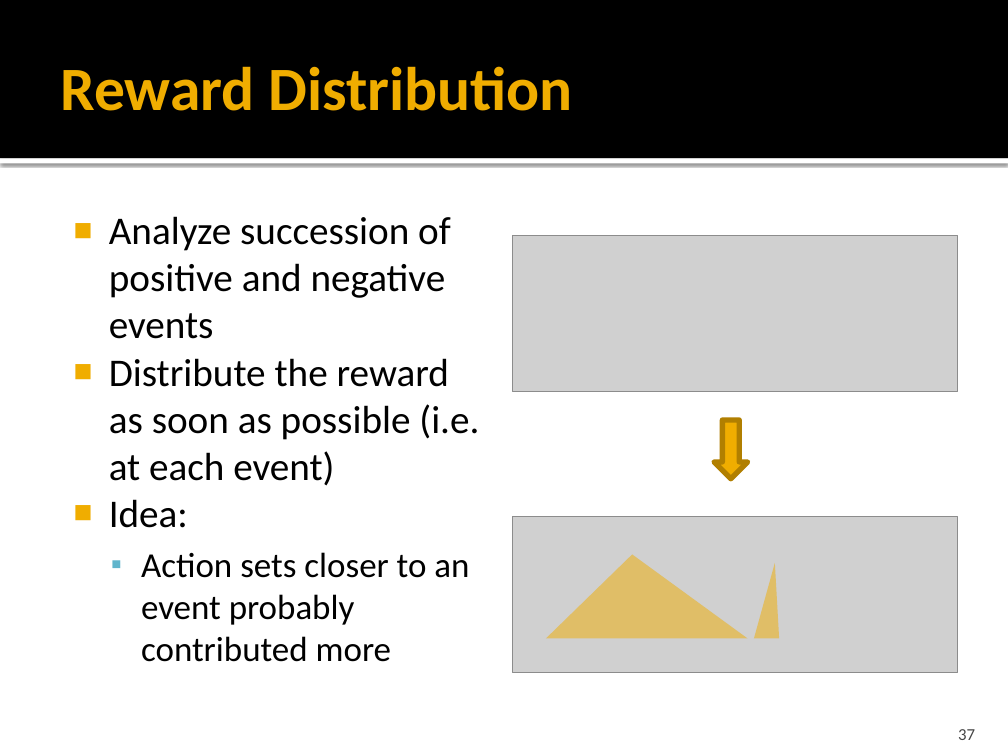
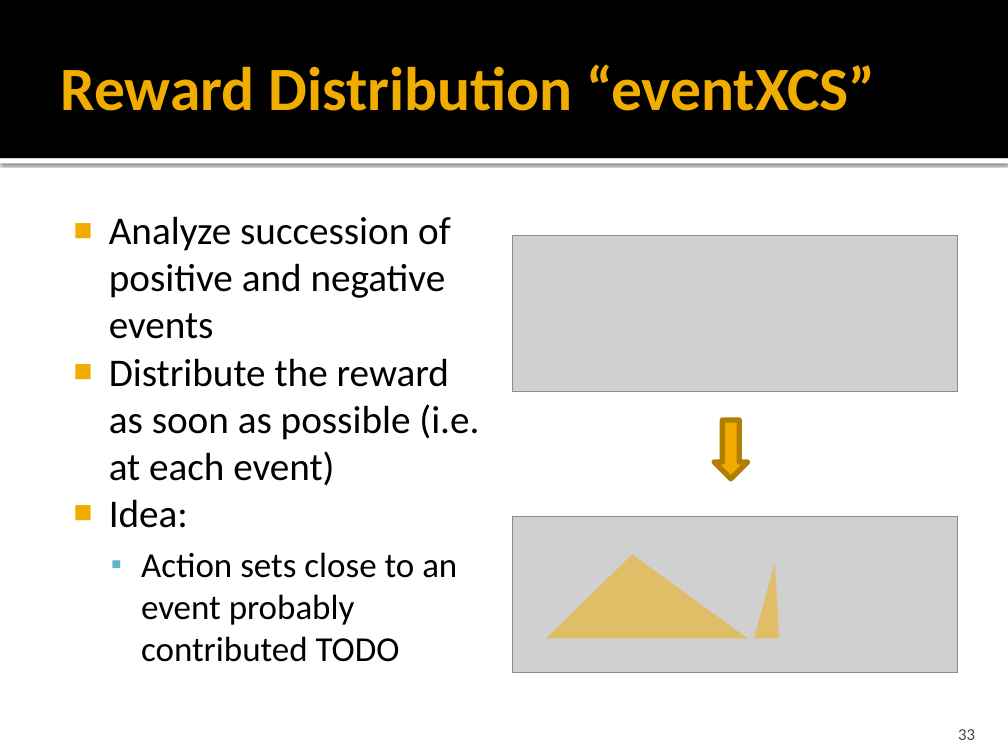
Before and after one commit to ClemensLode/GECCO-XCS-paper, a slide deck: slide 33 of Presentation/Adaption of XCS to Multi-Learner Predator.pptx (slide 37 before the commit). Drawn at 1008x756 pixels with LibreOffice and Linux fonts; fonts in the diff are those of the drawing; grey boxes stand for pictures. Boxes give left, top, right and bottom in pixels: in the first picture for what was removed or moved away, otherwise in the second. Text is boxed around its words. In the diff, an @@ line names an element or a change of style, - is before the commit and + after.

```diff
--- a/Presentation/Adaption of XCS to Multi-Learner Predator.pptx
+++ b/Presentation/Adaption of XCS to Multi-Learner Predator.pptx
@@ title at bbox=[60, 64, 875, 111]: text changed @@
-Reward Distribution
+Reward Distribution “eventXCS”
@@ text at bbox=[141, 552, 457, 662]: text changed @@
-  ▪ Action sets closer to an event probably contributed more
+  ▪ Action sets close to an event probably contributed TODO
@@ page number at bbox=[958, 729, 975, 740]: text changed @@
-37
+33
```
Also in this commit, not shown: 26 other slides changed, 1 slide added, 7 slides removed, 1 other file.
